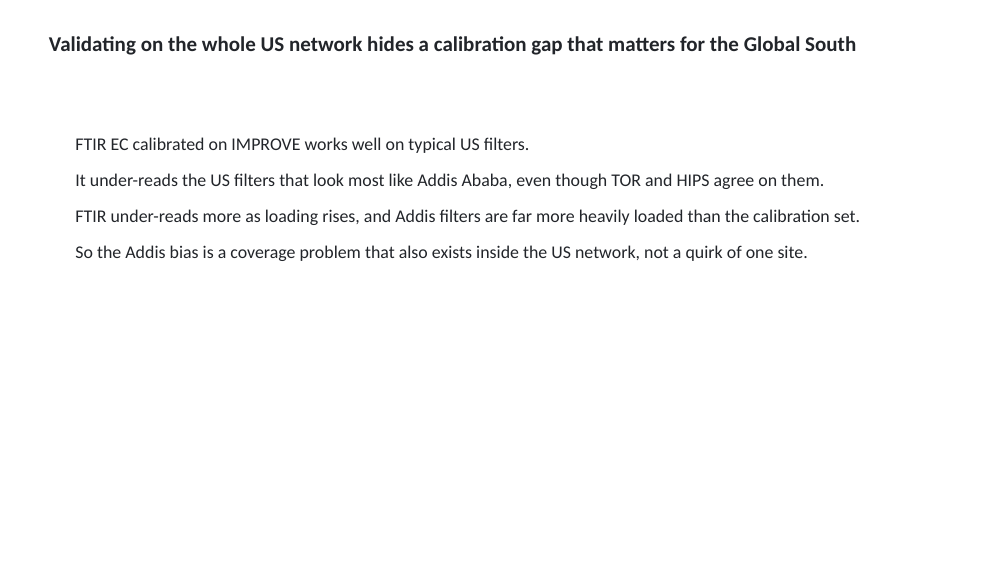
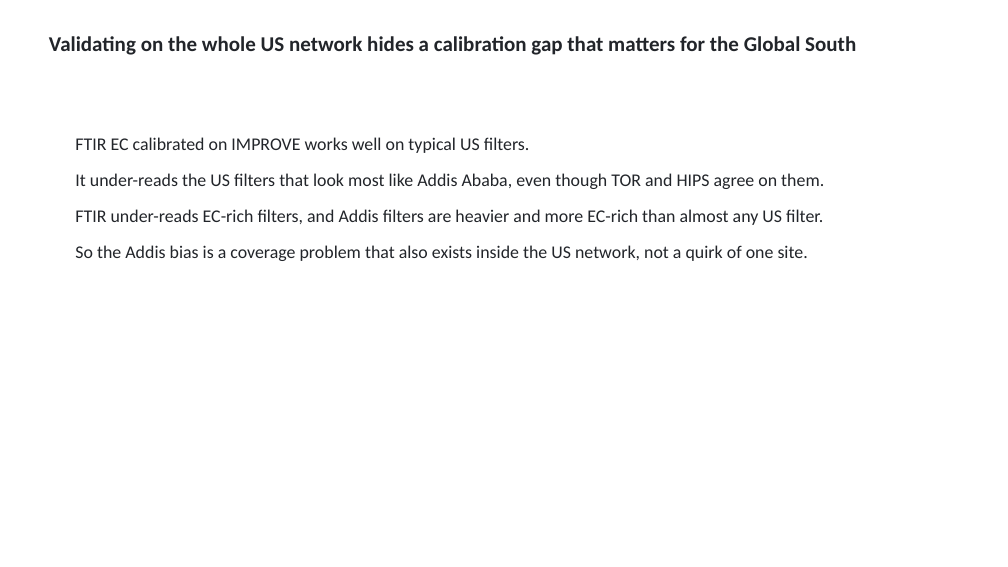
Before and after one commit to ahzs645/aethmodular, a slide deck: slide 8 of deliverables/aaar_poster_2026/aaar_practice_2026-10-15.pptx. Drawn at 1008x567 pixels with LibreOffice and Linux fonts; fonts in the diff are those of the drawing. Boxes give left, top, right and bottom in pixels: in the first picture for what was removed or moved away, otherwise in the second. Text is boxed around its words. In the diff, an @@ line names an element or a change of style, - is before the commit and + after.

```diff
--- a/deliverables/aaar_poster_2026/aaar_practice_2026-10-15.pptx
+++ b/deliverables/aaar_poster_2026/aaar_practice_2026-10-15.pptx
@@ text at (x1=75, y1=209, x2=823, y2=225): text changed @@
-FTIR under-reads more as loading rises, and Addis filters are far more heavily loaded than the calibration set.
+FTIR under-reads EC-rich filters, and Addis filters are heavier and more EC-rich than almost any US filter.
```
Also in this commit, not shown: 1 other slide changed, 1 slide added, 1 slide removed, 7 other files.
